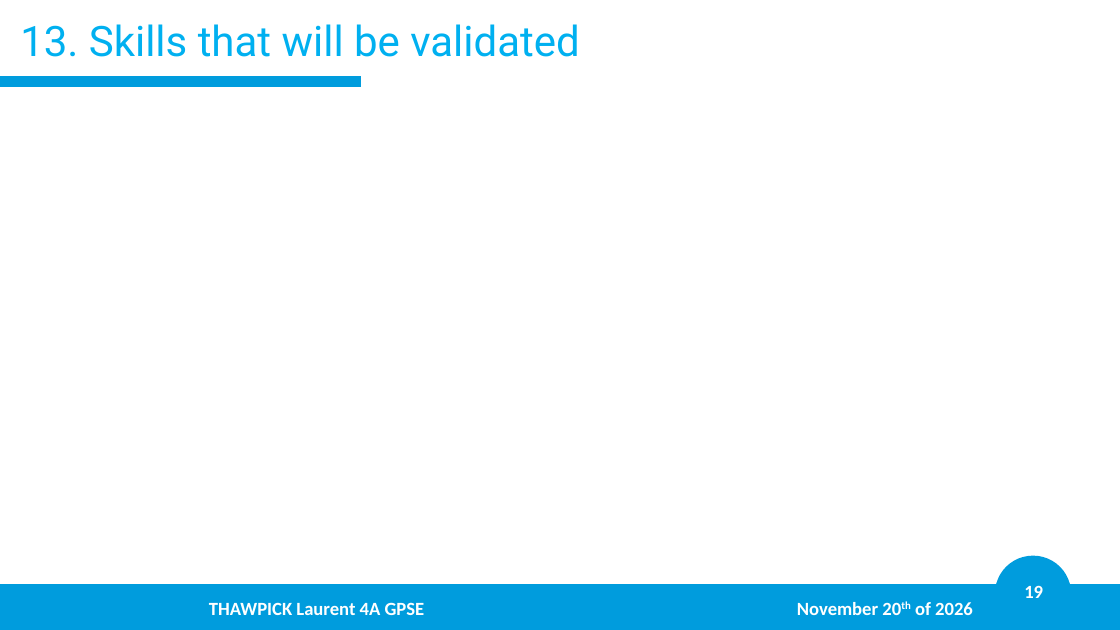
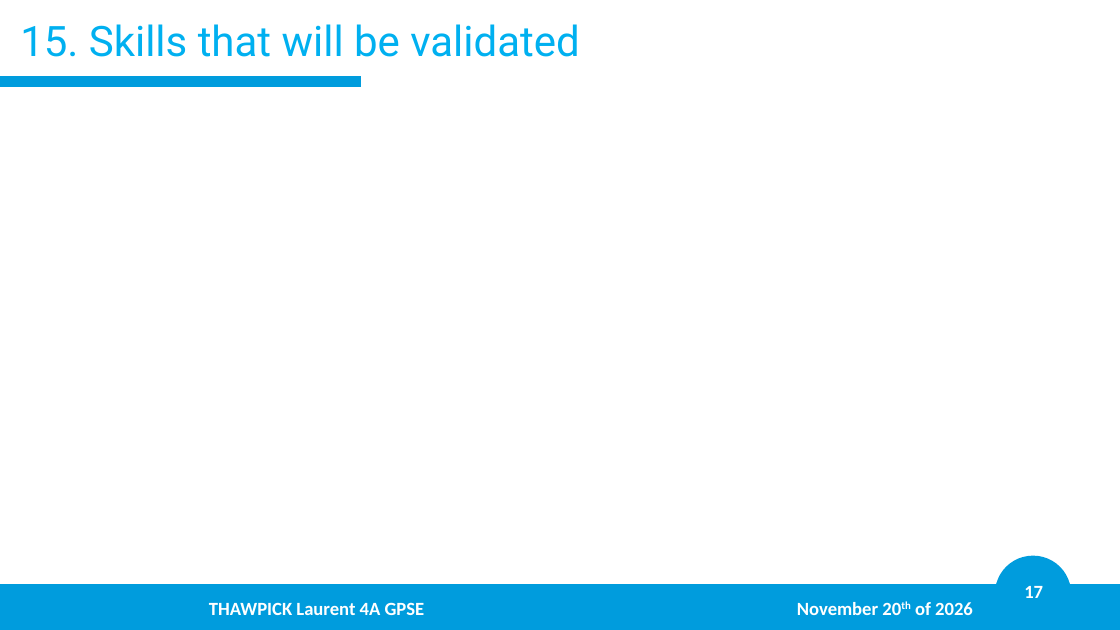
Before and after one commit to LaurentThaw/plasma-tubing, a slide deck: slide 17 of PDR for 20.11.26/PDR.pptx (slide 19 before the commit). Drawn at 1120x630 pixels with LibreOffice and Linux fonts; fonts in the diff are those of the drawing; background and template pictures are left out. Boxes give left, top, right and bottom in pixels: in the first picture for what was removed or moved away, otherwise in the second. Text is boxed around its words. In the diff, an @@ line names an element or a change of style, - is before the commit and + after.

```diff
--- a/PDR for 20.11.26/PDR.pptx
+++ b/PDR for 20.11.26/PDR.pptx
@@ title at (20, 24, 579, 57): text changed @@
-13. Skills that will be validated
+15. Skills that will be validated
@@ page number at (1024, 586, 1043, 598): text changed @@
-19
+17
```
Also in this commit, not shown: 12 other slides changed, 2 slides removed, 7 other files.
